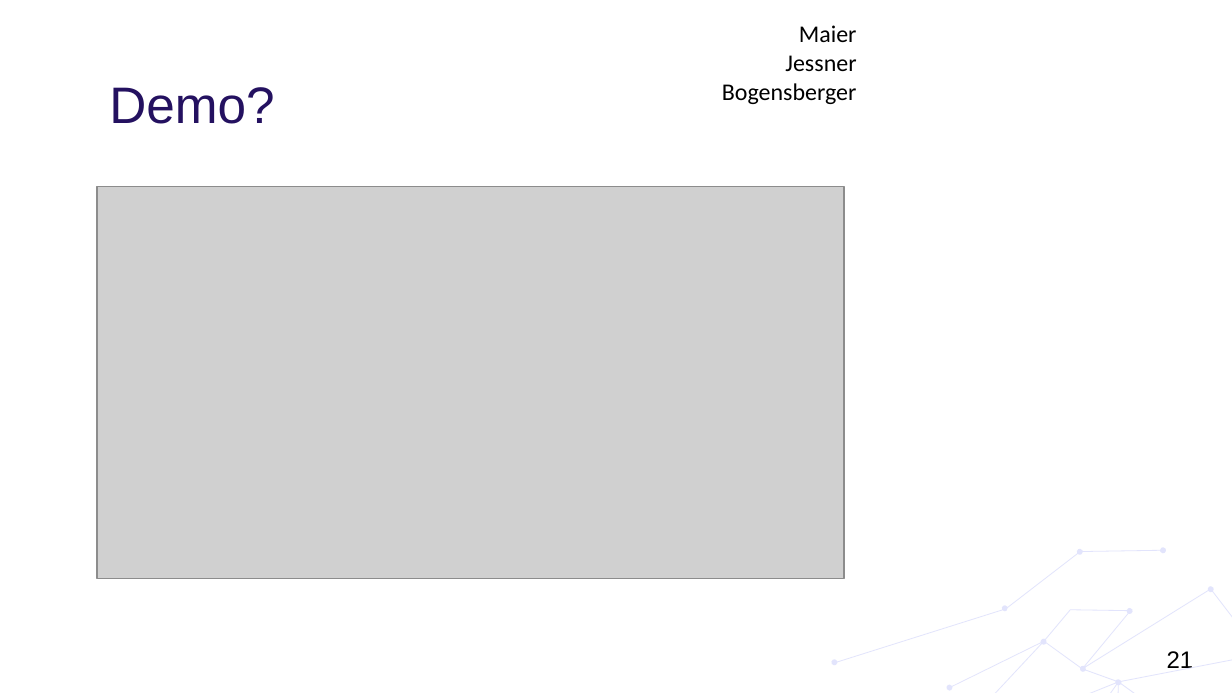
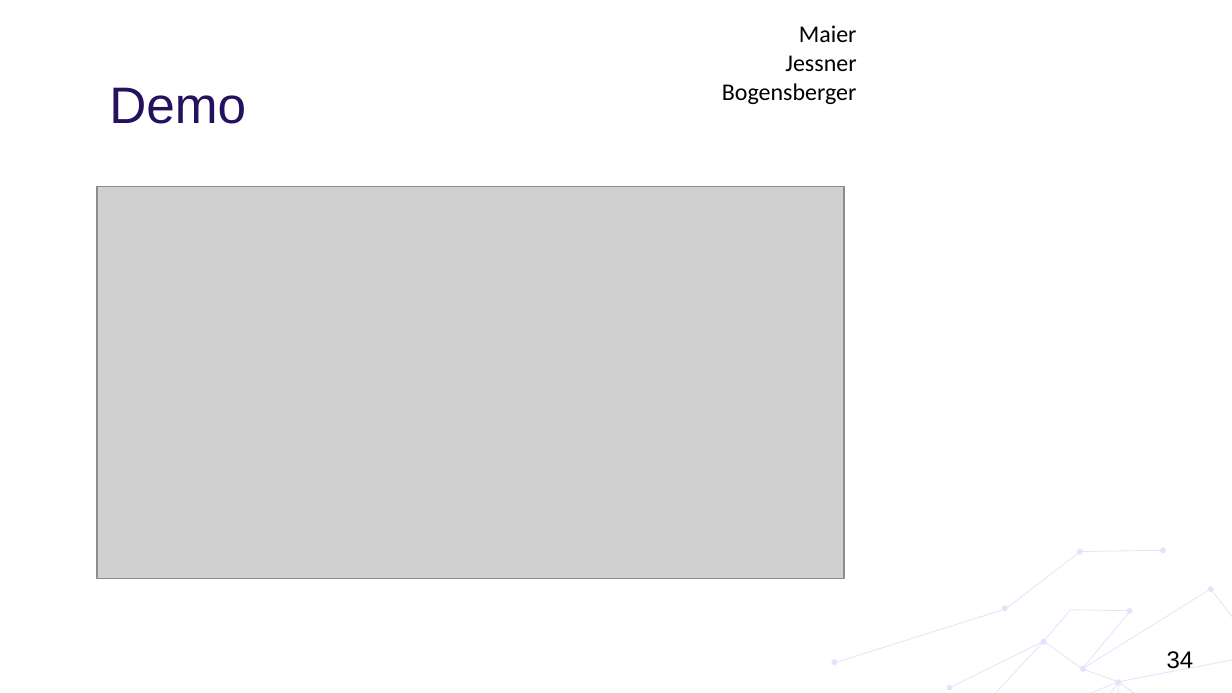
Before and after one commit to huthuthiddeli/DermaAI, a slide deck: slide 34 of documents/DA11_DermaAI_Präsentation3.pptx (slide 21 before the commit). Drawn at 1232x693 pixels with LibreOffice and Linux fonts; fonts in the diff are those of the drawing; grey boxes stand for pictures; background and template pictures are left out. Boxes give left, top, right and bottom in pixels: in the first picture for what was removed or moved away, otherwise in the second. Text is boxed around its words. In the diff, an @@ line names an element or a change of style, - is before the commit and + after.

```diff
--- a/documents/DA11_DermaAI_Präsentation3.pptx
+++ b/documents/DA11_DermaAI_Präsentation3.pptx
@@ title at [109, 87, 246, 124]: text changed @@
-Demo?
+Demo
@@ page number at [1167, 651, 1194, 669]: text changed @@
-21
+34
```
Also in this commit, not shown: 2 other slides changed, 17 slides added, 4 slides removed, 13 other files.
